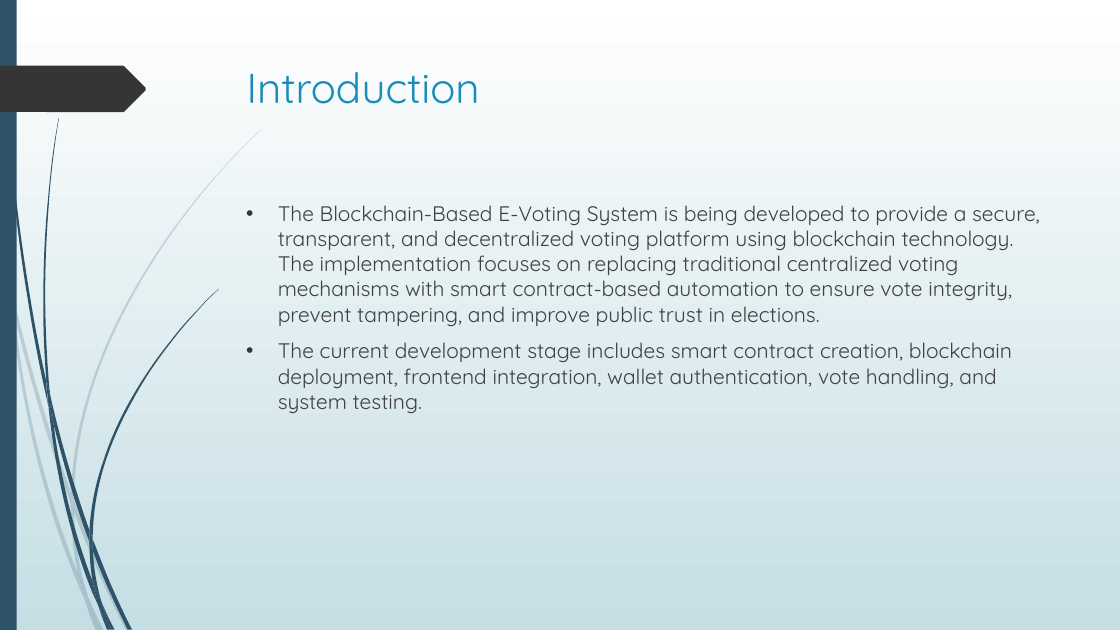
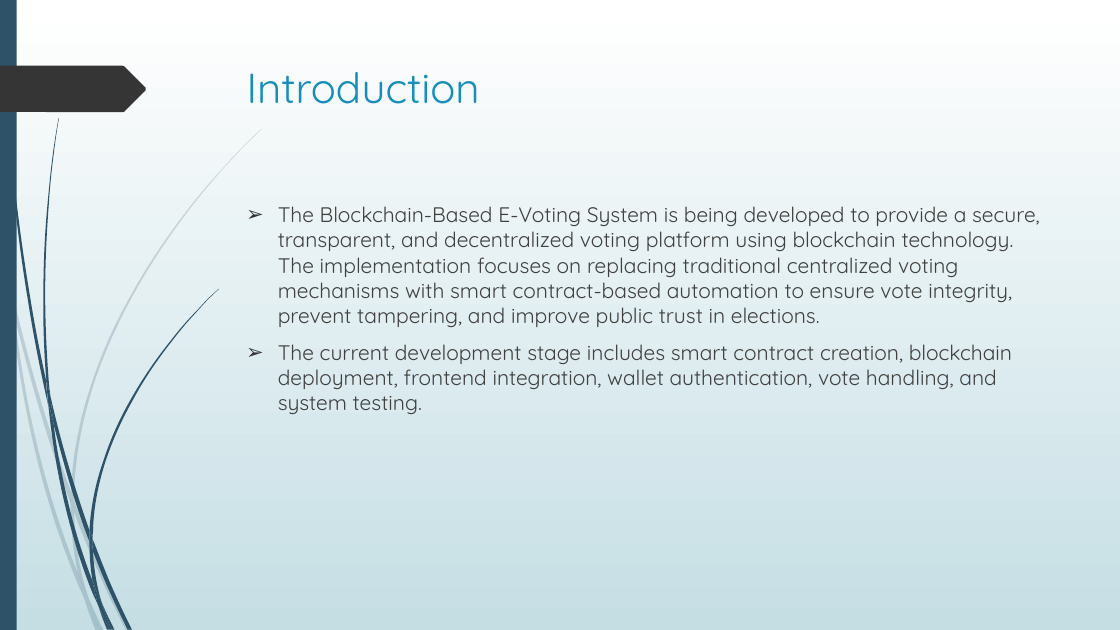
Before and after one commit to chigonglei/DAppSopolia, a slide deck: slide 2 of Presentation.pptx. Drawn at 1120x630 pixels with LibreOffice and Linux fonts; fonts in the diff are those of the drawing. Boxes give left, top, right and bottom in pixels: in the first picture for what was removed or moved away, otherwise in the second. Text is boxed around its words. In the diff, an @@ line names an element or a change of style, - is before the commit and + after.

```diff
--- a/Presentation.pptx
+++ b/Presentation.pptx
@@ text "The Blockchain-Based E-Voting System is ..." at box(278, 206, 1040, 414): bullet • to ➢ @@
```
Also in this commit, not shown: 11 other slides changed, 20 slides added, 7 slides removed, 5 other files.
